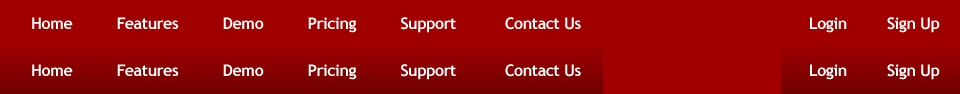
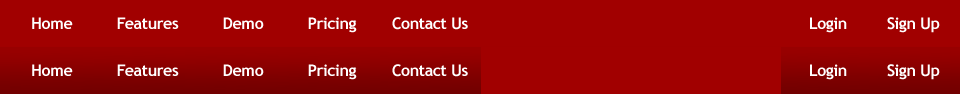
Comparing the layer stacks of the two 960px x 94px images. Changes:
added layer "Layer 7" above "Layer 6" over 392, 64, 468, 80
added layer "Layer 6" above "Layer 3 copy" over 392, 17, 468, 33
added layer "Layer 3 copy" above "Layer 3" over 481, 47, 603, 94
painted on "Layer 4" over 505, 17, 581, 30
painted on "Layer 5" over 491, 55, 598, 86
